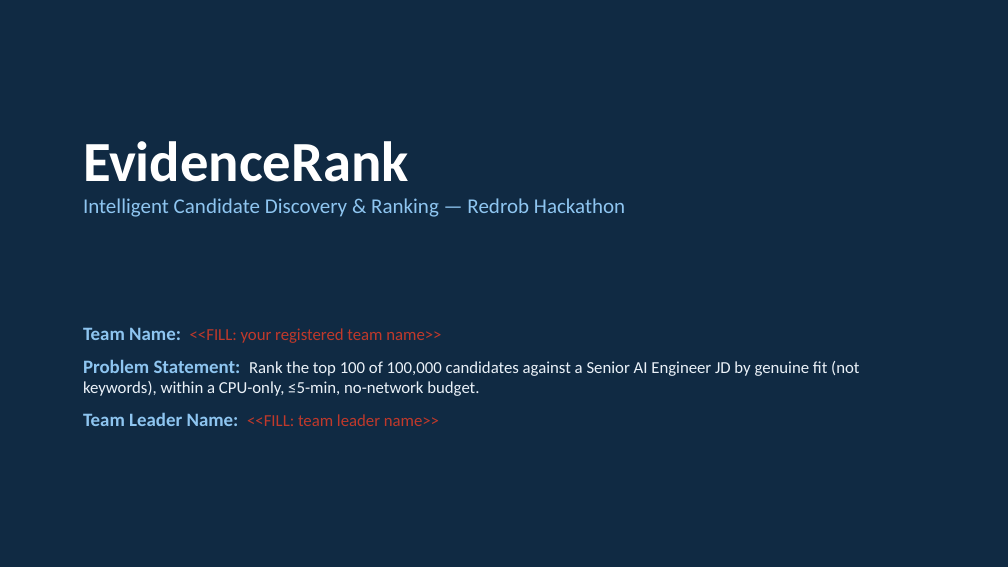
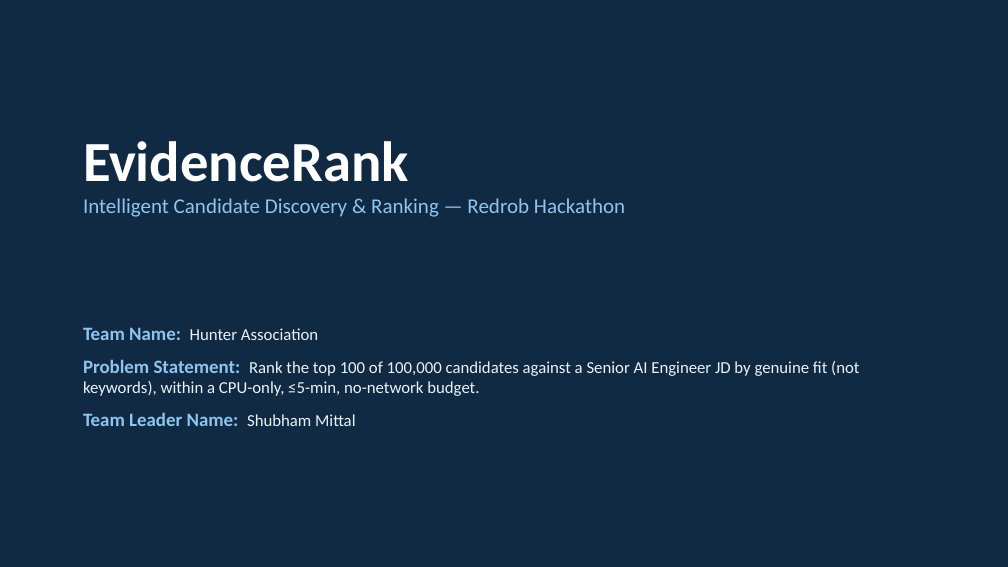
Before and after one commit to Shubham-33/evidencerank-redrob, a slide deck: slide 1 of Idea Submission - EvidenceRank.pptx. Drawn at 1008x567 pixels with LibreOffice and Linux fonts; fonts in the diff are those of the drawing. Boxes give left, top, right and bottom in pixels: in the first picture for what was removed or moved away, otherwise in the second. Text is boxed around its words. In the diff, an @@ line names an element or a change of style, - is before the commit and + after.

```diff
--- a/Idea Submission - EvidenceRank.pptx
+++ b/Idea Submission - EvidenceRank.pptx
@@ text at [83,327,318,340]: text changed; text colour #C0392B to #EAF1F8 @@
-Team Name: <<FILL: your registered team name>>
+Team Name: Hunter Association
@@ text at [83,412,355,426]: text changed; size 16 to 18 pt; text colour #C0392B to #8EC5F0; bold on @@
-Team Leader Name: <<FILL: team leader name>>
+Team Leader Name: Shubham Mittal
```
Also in this commit, not shown: 1 other slide changed, 1 other file.
